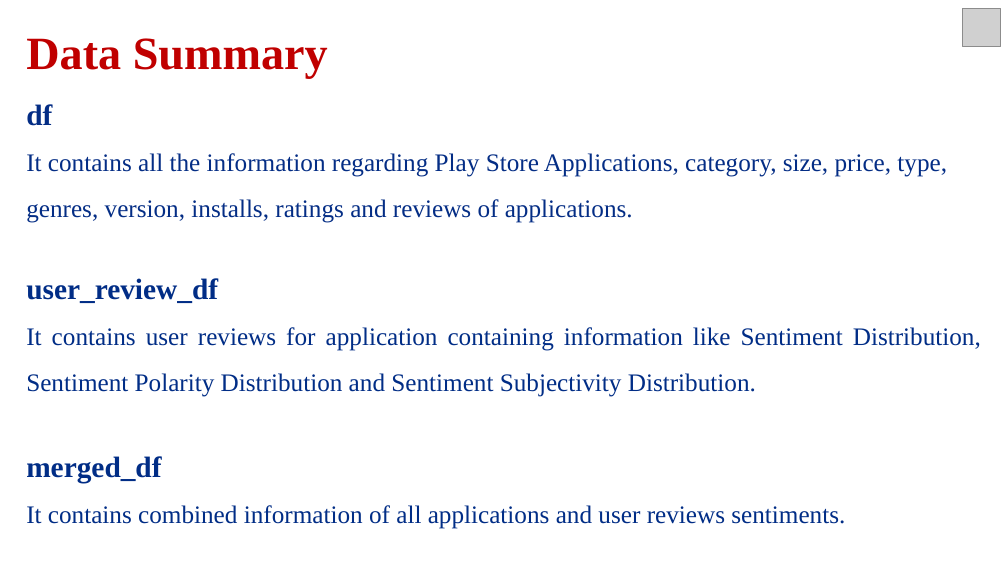
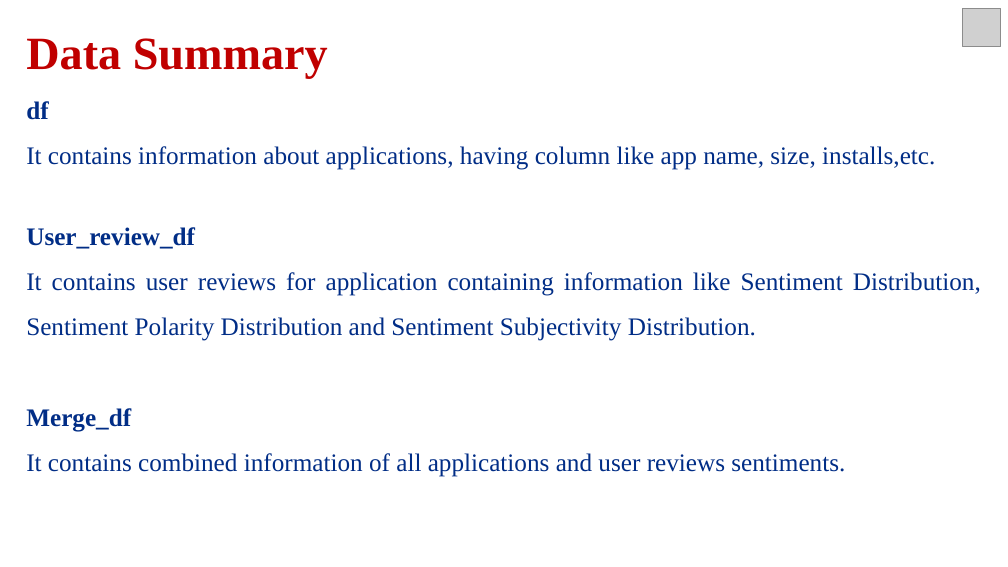
Before and after one commit to vivek16pawar/EDA-CAPSTONE, a slide deck: slide 4 of EDA_Presentation.pptx. Drawn at 1008x567 pixels with LibreOffice and Linux fonts; fonts in the diff are those of the drawing; grey boxes stand for pictures. Boxes give left, top, right and bottom in pixels: in the first picture for what was removed or moved away, otherwise in the second. Text is boxed around its words. In the diff, an @@ line names an element or a change of style, - is before the commit and + after.

Commit message:
Updated

```diff
--- a/EDA_Presentation.pptx
+++ b/EDA_Presentation.pptx
@@ text at bbox=[26, 101, 48, 120]: size 28 to 24 pt, text colour #042D85 to gradient #012D86 to #0E2557 in "df"; alignment left to justified @@
@@ text at bbox=[26, 146, 935, 249]: text changed; text colour #042D85 to gradient #012D86 to #0E2557 @@
-It contains all the information regarding Play Store Applications, category, size, price, type, genres, version, installs, ratings and reviews of applications.
-user_review_df
+It contains information about applications, having column like app name, size, installs,etc.
+User_review_df
@@ text at bbox=[26, 408, 131, 432]: text changed; size 28 to 24 pt @@
-merged_df
+Merge_df
```
Also in this commit, not shown: 11 other slides changed, 1 slide added.
